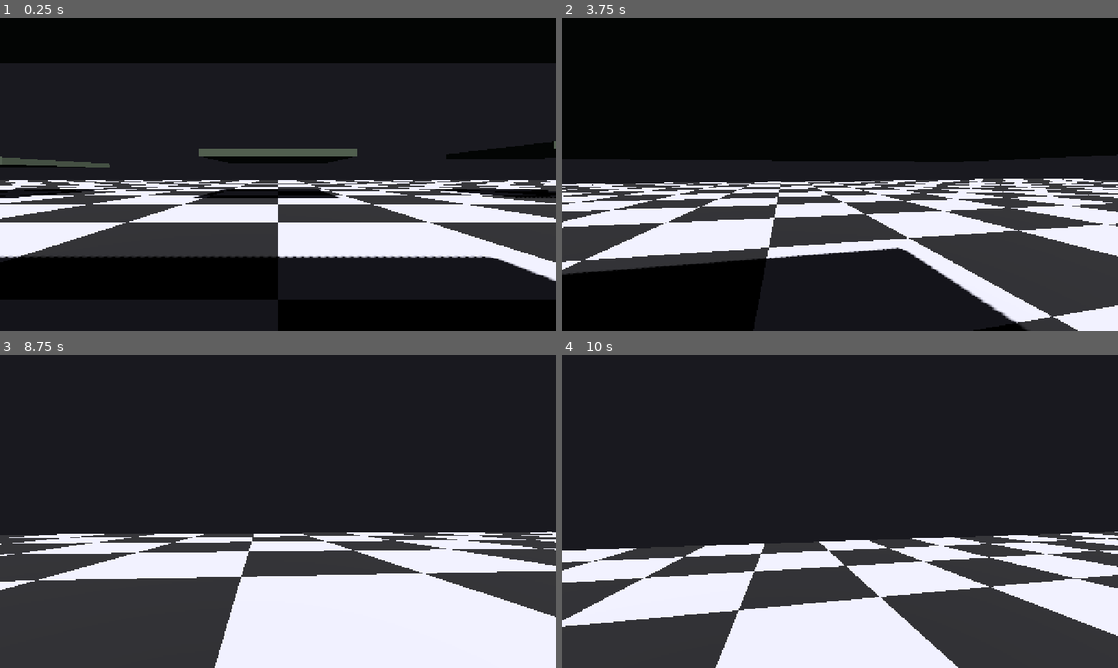
Above: before the commit, frames 1-4 (two rows, left to right).
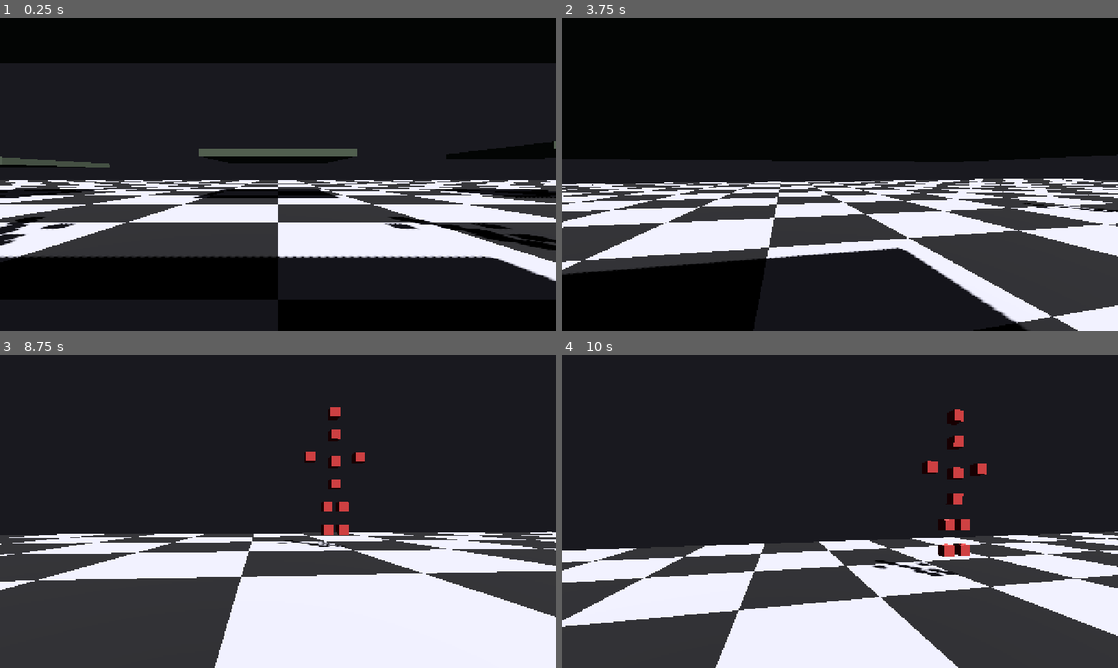
Above: after the commit, the same moments.

Repository: radomirsky/190K-G.O.P
Game: Godot game, scene res://main.tscn
The game is run twice, just before and just after one commit, with the same random seed, the same clock (stepped at 60 frames per second) and the same inputs.
Inputs (mouse positions are in pixels of both pictures, inside the frame that each line leads up to):
- Up to frame 1 (0.25 s): no input
- Up to frame 2 (3.75 s): tap Enter at 0.5 s; move the mouse to (867, 174) at 0.52 s; hold W from 0.53 s (still down); tap E at 0.6 s; click (867, 174) at 0.67 s; tap Space at 0.77, 1.52, 3.02 s; move the mouse to (812, 174) at 1.27 s; tap Q at 1.35 s; move the mouse to (851, 168) at 2.02 s; hold Ctrl 2.03-2.78 s; move the mouse to (834, 180) at 2.77 s; tap Shift at 2.85 s; click (834, 180) at 2.92 s; move the mouse to (878, 177) at 3.52 s; tap R at 3.6 s
- Up to frame 3 (8.75 s): tap Space at 3.77, 4.52, 6.02, 6.77, 7.52 s; move the mouse to (233, 508) at 4.27 s; tap Z at 4.35 s; move the mouse to (283, 511) at 5.02 s; tap X at 5.1 s; click (283, 511) at 5.17 s; move the mouse to (255, 505) at 5.77 s; release W at 5.78 s; hold D 5.78-6.53 s; tap B at 5.85 s; move the mouse to (305, 511) at 6.52 s; hold W from 6.53 s (still down); tap G at 6.6 s; move the mouse to (250, 511) at 7.27 s; tap E at 7.35 s; click (250, 511) at 7.42 s; move the mouse to (289, 505) at 8.02 s; tap Q at 8.1 s
- Up to frame 4 (10 s): move the mouse to (834, 517) at 8.77 s; release W at 8.78 s; hold A 8.78-9.53 s; tap Ctrl at 8.85 s; tap Space at 9.02, 9.77 s; move the mouse to (878, 514) at 9.52 s; hold W from 9.53 s (still down); hold Shift from 9.53 s (still down); click (878, 514) at 9.67 s

The runs differ from the first frame. In frame 1, 1.0% of the frame differs, in the area x 0-100%, y 63-75%; in frame 2, 0.1%; in frame 3, 0.8%; in frame 4, 1.3%, in the area x 55-77%, y 17-71%.

Commit message:
Add enemy and spawner nodes to main scene

Diff:
--- /dev/null
+++ b/enemy.gd
@@ -0,0 +1,91 @@
+extends CharacterBody3D
+
+@export var move_speed: float = 4.2
+@export var accel: float = 18.0
+@export var gravity: float = ProjectSettings.get_setting("physics/3d/default_gravity")
+@export var player_path: NodePath = NodePath("../Player")
+@export var break_cooldown_sec: float = 0.25
+@export var break_radius: float = 1.35
+
+var _break_cd: float = 0.0
+var _player: Node3D = null
+
+@onready var _break_area: Area3D = $BreakArea
+
+func _ready() -> void:
+	add_to_group("enemy")
+	_player = get_node_or_null(player_path) as Node3D
+	if _break_area and not _break_area.body_entered.is_connected(_on_break_area_body_entered):
+		_break_area.body_entered.connect(_on_break_area_body_entered)
+
+
+func _physics_process(delta: float) -> void:
+	if not is_inside_tree():
+		return
+	if _player == null or not is_instance_valid(_player):
+		_player = get_node_or_null(player_path) as Node3D
+
+	_break_cd = maxf(_break_cd - delta, 0.0)
+
+	velocity.y -= gravity * delta
+
+	if _player:
+		var to_p := _player.global_position - global_position
+		to_p.y = 0.0
+		if to_p.length_squared() > 0.0001:
+			var dir := to_p.normalized()
+			var target_xz := dir * move_speed
+			velocity.x = lerpf(velocity.x, target_xz.x, 1.0 - exp(-accel * delta))
+			velocity.z = lerpf(velocity.z, target_xz.z, 1.0 - exp(-accel * delta))
+
+	move_and_slide()
+
+
+func _on_break_area_body_entered(body: Node) -> void:
+	if _break_cd > 0.0:
+		return
+	if not body is RigidBody3D:
+		return
+	var rb := body as RigidBody3D
+	if not rb.is_in_group("throwable"):
+		return
+
+	# Попали кубом в врага — враг разваливается.
+	if rb.name == "Cube" or rb.name.begins_with("BrickShard"):
+		_break_cd = break_cooldown_sec
+		# Куб/осколок НЕ ломаем — только убиваем врага.
+		# Можно чуть "отпружинить" куб от врага, чтобы было ощущение удара.
+		if is_instance_valid(rb):
+			var away := (rb.global_position - global_position)
+			away.y = 0.0
+			if away.length_squared() > 0.0001:
+				away = away.normalized()
+				rb.apply_central_impulse(away * 1.25)
+		call_deferred("queue_free")
+		return
+
+	# Враг ломает твои кубы рядом.
+	if _break_cd <= 0.0:
+		_break_cd = break_cooldown_sec
+		_break_nearby_bricks()
+
+
+func _break_nearby_bricks() -> void:
+	var scene := get_tree().current_scene
+	if scene == null:
+		return
+	var r2 := break_radius * break_radius
+	for node in get_tree().get_nodes_in_group("throwable"):
+		if not node is RigidBody3D:
+			continue
+		var rb := node as RigidBody3D
+		if rb.name != "Cube" and not rb.name.begins_with("BrickShard"):
+			continue
+		if global_position.distance_squared_to(rb.global_position) > r2:
+			continue
+		if rb.is_in_group("held_throwable"):
+			continue
+		if rb.has_method("_shatter_and_free"):
+			rb.call_deferred("_shatter_and_free")
+		else:
+			rb.call_deferred("queue_free")
--- /dev/null
+++ b/enemy.tscn
@@ -0,0 +1,81 @@
+[gd_scene format=3 uid="uid://d0o6y1j1nauqa"]
+
+[ext_resource type="Script" path="res://enemy.gd" id="1_enemy_script"]
+
+[sub_resource type="BoxMesh" id="BoxMesh_enemy_cube"]
+size = Vector3(0.42, 0.42, 0.42)
+
+[sub_resource type="StandardMaterial3D" id="StandardMaterial3D_enemy"]
+albedo_color = Color(0.95, 0.32, 0.32, 1)
+
+[sub_resource type="CapsuleShape3D" id="CapsuleShape3D_enemy"]
+radius = 0.35
+height = 1.05
+
+[sub_resource type="SphereShape3D" id="SphereShape3D_break"]
+radius = 1.35
+
+[node name="Enemy" type="CharacterBody3D" groups=["enemy"]]
+script = ExtResource("1_enemy_script")
+
+[node name="CollisionShape3D" type="CollisionShape3D" parent="."]
+shape = SubResource("CapsuleShape3D_enemy")
+
+[node name="Humanoid" type="Node3D" parent="."]
+
+[node name="Cube0" type="MeshInstance3D" parent="Humanoid"]
+mesh = SubResource("BoxMesh_enemy_cube")
+surface_material_override/0 = SubResource("StandardMaterial3D_enemy")
+position = Vector3(-0.35, 0.5, 0)
+
+[node name="Cube1" type="MeshInstance3D" parent="Humanoid"]
+mesh = SubResource("BoxMesh_enemy_cube")
+surface_material_override/0 = SubResource("StandardMaterial3D_enemy")
+position = Vector3(0.35, 0.5, 0)
+
+[node name="Cube2" type="MeshInstance3D" parent="Humanoid"]
+mesh = SubResource("BoxMesh_enemy_cube")
+surface_material_override/0 = SubResource("StandardMaterial3D_enemy")
+position = Vector3(-0.35, 1.5, 0)
+
+[node name="Cube3" type="MeshInstance3D" parent="Humanoid"]
+mesh = SubResource("BoxMesh_enemy_cube")
+surface_material_override/0 = SubResource("StandardMaterial3D_enemy")
+position = Vector3(0.35, 1.5, 0)
+
+[node name="Cube4" type="MeshInstance3D" parent="Humanoid"]
+mesh = SubResource("BoxMesh_enemy_cube")
+surface_material_override/0 = SubResource("StandardMaterial3D_enemy")
+position = Vector3(0.0, 2.5, 0)
+
+[node name="Cube5" type="MeshInstance3D" parent="Humanoid"]
+mesh = SubResource("BoxMesh_enemy_cube")
+surface_material_override/0 = SubResource("StandardMaterial3D_enemy")
+position = Vector3(0.0, 3.5, 0)
+
+[node name="Cube6" type="MeshInstance3D" parent="Humanoid"]
+mesh = SubResource("BoxMesh_enemy_cube")
+surface_material_override/0 = SubResource("StandardMaterial3D_enemy")
+position = Vector3(-1.1, 3.7, 0)
+
+[node name="Cube7" type="MeshInstance3D" parent="Humanoid"]
+mesh = SubResource("BoxMesh_enemy_cube")
+surface_material_override/0 = SubResource("StandardMaterial3D_enemy")
+position = Vector3(1.1, 3.7, 0)
+
+[node name="Cube8" type="MeshInstance3D" parent="Humanoid"]
+mesh = SubResource("BoxMesh_enemy_cube")
+surface_material_override/0 = SubResource("StandardMaterial3D_enemy")
+position = Vector3(0.0, 4.7, 0)
+
+[node name="Cube9" type="MeshInstance3D" parent="Humanoid"]
+mesh = SubResource("BoxMesh_enemy_cube")
+surface_material_override/0 = SubResource("StandardMaterial3D_enemy")
+position = Vector3(0.0, 5.7, 0)
+
+[node name="BreakArea" type="Area3D" parent="."]
+collision_layer = 1
+collision_mask = 1
+
+[node name="CollisionShape3D" type="CollisionShape3D" parent="BreakArea"]
+shape = SubResource("SphereShape3D_break")
--- /dev/null
+++ b/enemy_spawner.gd
@@ -0,0 +1,57 @@
+extends Node3D
+
+@export var enemy_scene: PackedScene = preload("res://enemy.tscn")
+@export var player_path: NodePath = NodePath("../Player")
+
+@export var spawn_every_sec: float = 1.25
+@export var max_alive: int = 12
+
+@export var spawn_radius_min: float = 10.0
+@export var spawn_radius_max: float = 18.0
+@export var spawn_height: float = 0.6
+
+var _t: float = 0.0
+var _player: Node3D = null
+
+
+func _ready() -> void:
+	_player = get_node_or_null(player_path) as Node3D
+	randomize()
+
+
+func _process(delta: float) -> void:
+	if not is_inside_tree():
+		return
+	if _player == null or not is_instance_valid(_player):
+		_player = get_node_or_null(player_path) as Node3D
+		if _player == null:
+			return
+
+	_t += delta
+	if _t < spawn_every_sec:
+		return
+	_t = 0.0
+
+	# Ограничиваем количество живых врагов.
+	if get_tree().get_nodes_in_group("enemy").size() >= max_alive:
+		return
+
+	_spawn_enemy()
+
+
+func _spawn_enemy() -> void:
+	if enemy_scene == null:
+		return
+	var e := enemy_scene.instantiate() as Node3D
+	if e == null:
+		return
+	add_child(e)
+
+	# Прописываем цель врагу (внутри его локальной сцены Enemy).
+	if e.has_method("set"):
+		e.set("player_path", get_path_to(_player))
+
+	var r := randf_range(spawn_radius_min, spawn_radius_max)
+	var a := randf_range(0.0, TAU)
+	var off := Vector3(cos(a) * r, 0.0, sin(a) * r)
+	e.global_position = _player.global_position + off + Vector3(0.0, spawn_height, 0.0)
--- a/main.tscn
+++ b/main.tscn
@@ -3,6 +3,8 @@
 [ext_resource type="Script" uid="uid://ccxh1c7bxjs0h" path="res://player.gd" id="1_player"]
 [ext_resource type="Shader" path="res://floor_checker.gdshader" id="2_floor_shader"]
 [ext_resource type="Script" path="res://throwable_break.gd" id="3_throw_break"]
+[ext_resource type="PackedScene" path="res://enemy.tscn" id="4_enemy"]
+[ext_resource type="Script" path="res://enemy_spawner.gd" id="5_enemy_spawner"]
 
 [sub_resource type="Environment" id="Environment_main"]
 background_mode = 1
@@ -200,3 +202,21 @@
 
 [node name="HoldPoint" type="Node3D" parent="Player/CameraPivot/Camera3D" unique_id=910191797]
 transform = Transform3D(1, 0, 0, 0, 1, 0, 0, 0, 1, 0, -0.12, -1.05)
+
+[node name="Enemies" type="Node3D" parent="."]
+
+[node name="Enemy1" parent="Enemies" instance=ExtResource("4_enemy")]
+transform = Transform3D(1, 0, 0, 0, 1, 0, 0, 0, 1, -6, 0.6, -6)
+player_path = NodePath("../../Player")
+
+[node name="Enemy2" parent="Enemies" instance=ExtResource("4_enemy")]
+transform = Transform3D(1, 0, 0, 0, 1, 0, 0, 0, 1, 6, 0.6, -6)
+player_path = NodePath("../../Player")
+
+[node name="Enemy3" parent="Enemies" instance=ExtResource("4_enemy")]
+transform = Transform3D(1, 0, 0, 0, 1, 0, 0, 0, 1, 0, 0.6, 10)
+player_path = NodePath("../../Player")
+
+[node name="EnemySpawner" type="Node3D" parent="."]
+script = ExtResource("5_enemy_spawner")
+player_path = NodePath("../Player")
Not shown, added: enemy.gd.uid
